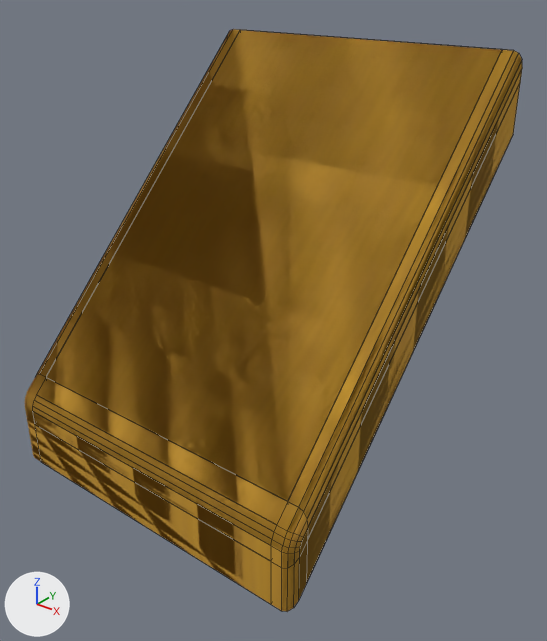
Renders of the FBX model Assets/KnightFerret/Castle Van Webb Modular Dungeon/Meshes/Architecture/Roofs45.fbx from each side of a commit.
The view is the same before and after, from a camera (50 mm lens) standing at (4.29, -5.16, 4.01) and looking at (0.27, -0.14, 0.89). The axes (+X, +Y, +Z) are drawn at lower left. The lights are the same throughout. The first picture is the older version. Mesh edges are drawn as thin lines on the coarser meshes. Where no turn or scale is listed for an object, it has been applied to the vertices.

Before the edit, the objects in view are built like this:
```python
me_cube_001 = bpy.data.meshes.new('Cube.001')
me_cube_001.from_pydata(...)  # 14 vertices, 9 faces; spans x -1.7..1.5, y -1.5..1.5, z 0.0..3.25
me_cube_001.materials.append(mat_material)  # picture img_thatchtoon_png
me_cube_004 = bpy.data.meshes.new('Cube.004')
me_cube_004.from_pydata(...)  # 14 vertices, 9 faces; spans x -1.5..1.5, y -1.7..1.5, z -0.2..3.25
me_cube_004.materials.append(mat_material)  # picture img_thatchtoon_png
me_cube_021 = bpy.data.meshes.new('Cube.021')
me_cube_021.from_pydata(...)  # 14 vertices, 9 faces; spans x -1.5..1.5, y -1.7..1.5, z -0.65..3.25
me_cube_021.materials.append(mat_material)  # picture img_thatchtoon_png
ob_roof_45_b = bpy.data.objects.new('Roof 45 B', me_cube_004)
ob_roof_45_b.location = (0.0, 0.0, 0.0)
ob_roof_45_l = bpy.data.objects.new('Roof 45 L', me_cube_001)
ob_roof_45_l.location = (0.0, 0.0, 0.0)
ob_roof_thick_45_b = bpy.data.objects.new('Roof Thick 45 B', me_cube_021)
ob_roof_thick_45_b.location = (0.0, 0.0, 0.0)
# also in view: 'Roof Thick 45 L B' at (-0.1, -0.1, 1.3); 'Roof Thick 45 LR B' at (0.0, -0.1, 1.3); 'Roof Thick 45 R B' at (0.1, -0.1, 1.3); 'Roof 45 LR B' at (0.0, -0.1, 1.52); 'Roof Thick 45 R' at (0.1, 0.0, 1.4)
```
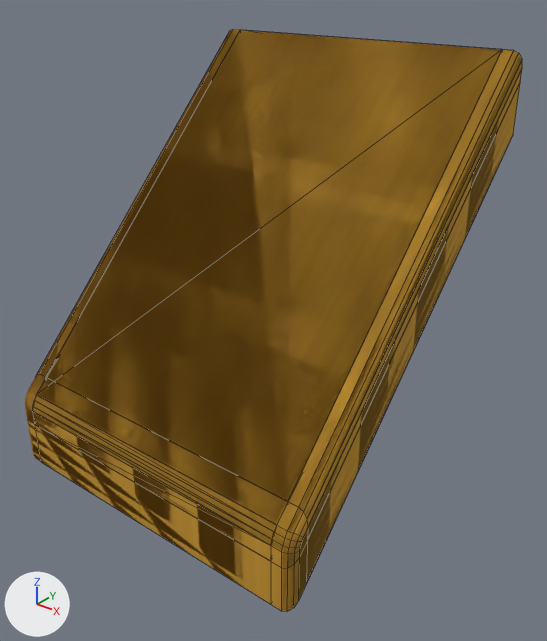
Boxes (x1, y1, x2, y2) around the edits, measured in the pictures (547 x 641 px):
```json
{"object": "Roof 45 B", "change": "reshaped", "before": [34, 412, 271, 561], "after": [33, 31, 500, 561]}
{"object": "Roof 45", "change": "unchanged, uncovered by the edit", "after": [46, 30, 500, 501]}
{"object": "Roof Thick 45", "change": "unchanged, covered by the edit", "before": [47, 30, 500, 501]}
```

The change, as JSON lines over the scene's bpy script:
```json
{"block": "me_cube_004", "where": "# used by ob_roof_45_b; location = (0.0, 0.0, 0.0)"}
{"op": "remove", "block": "me_cube_004", "code": "me_cube_004.from_pydata(...)  # 14 vertices, 9 faces; spans x -1.5..1.5, y -1.7..1.5, z -0.2..3.25"}
{"op": "add", "block": "me_cube_004", "code": "me_cube_004.from_pydata(...)  # 14 vertices, 24 faces; spans x -1.5..1.5, y -1.7..1.5, z -0.2..3.25"}
{"block": "me_cube_004", "change": "me_cube_004 part 1"}
{"block": "me_cube_004", "change": "9 faces are deleted"}
{"block": "me_cube_004", "change": "24 new faces join them"}
```
